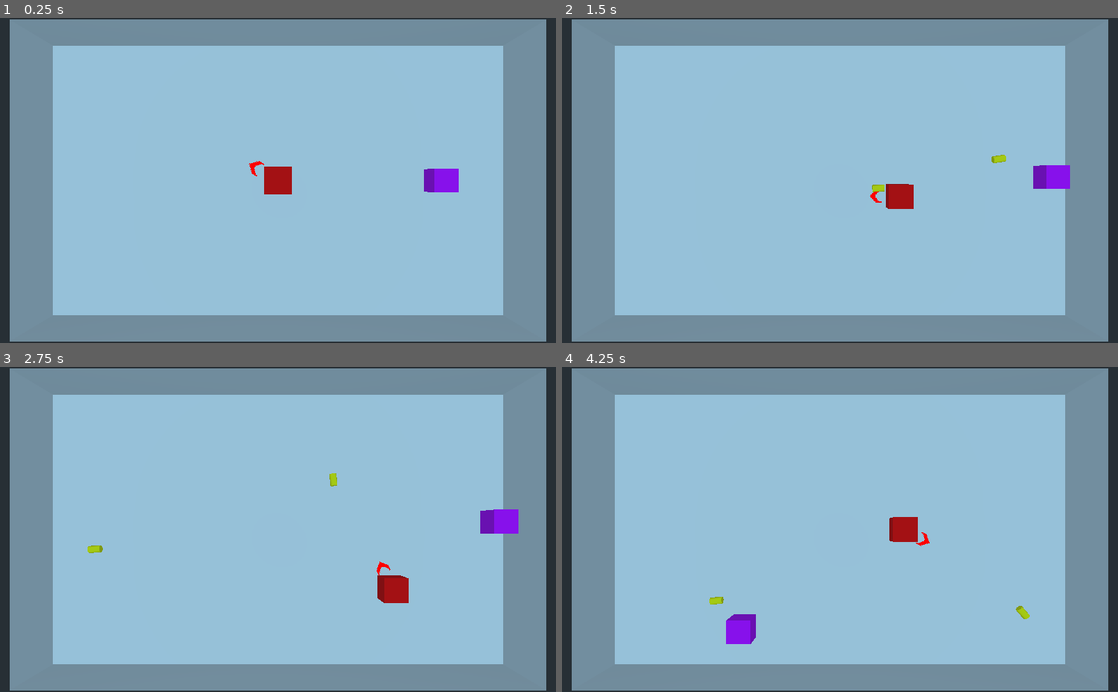
Above: before the commit, frames 1-4 (two rows, left to right).
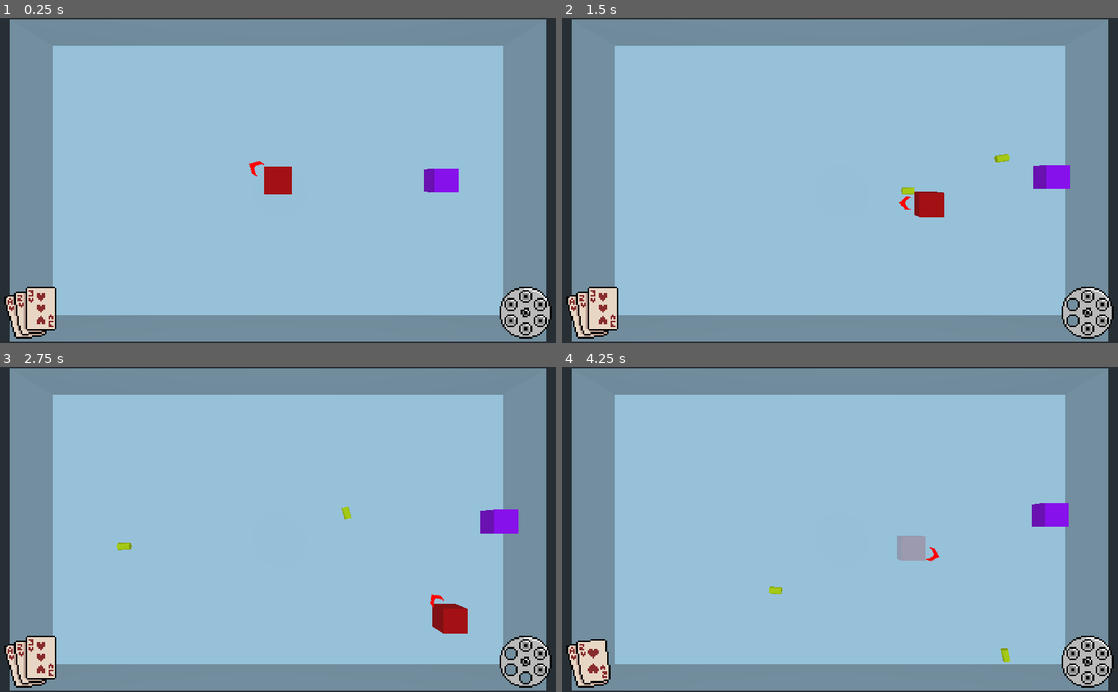
Above: after the commit, the same moments.

Repository: TheMistersJam/BulletHex
Game: Godot game, scene res://Code/main.tscn
Two runs of this game, one before a commit and one after it. Both use one fixed random seed, a clock stepped at 60 frames per second and the inputs below. Before the commit the project starts from res://main.tscn.
Inputs (mouse positions are in pixels of both pictures, inside the frame that each line leads up to):
- Up to frame 1 (0.25 s): no input
- Up to frame 2 (1.5 s): tap Enter at 0.5 s; move the mouse to (962, 164) at 0.52 s; hold Right (ui_right) 0.53-1.28 s; click (962, 164) at 0.6 s; move the mouse to (728, 196) at 1.27 s; hold Down (ui_down) from 1.28 s (still down); click (728, 196) at 1.35 s
- Up to frame 3 (2.75 s): move the mouse to (333, 458) at 2.02 s; release Down (ui_down) at 2.03 s; hold Right (ui_right) from 2.03 s (still down); click (333, 458) at 2.1 s
- Up to frame 4 (4.25 s): move the mouse to (812, 594) at 2.77 s; release Right (ui_right) at 2.78 s; hold Up (ui_up) 2.78-3.53 s; click (812, 594) at 2.85 s; move the mouse to (1006, 578) at 3.52 s; hold Left (ui_left) from 3.53 s (still down); click (1006, 578) at 3.6 s; tap R (reload, bound only after the commit) at 4.15 s

The runs differ from the first frame. In frame 1, 2.3% of the frame differs, in the area x 0-100%, y 82-99%; in frame 2, 3.2%; in frame 3, 3.5%; in frame 4, 4.0%, in the area x 0-100%, y 41-99%.

Commit message:
Moved code files to Code folder. Added HUD elements and knockback from enemies.

Diff:
--- a/Bullet.tscn
+++ b/Code/Bullet.tscn
@@ -1,6 +1,6 @@
 [gd_scene load_steps=4 format=2]
 
-[ext_resource path="res://Bullet.gd" type="Script" id=1]
+[ext_resource path="res://Code/Bullet.gd" type="Script" id=1]
 
 [sub_resource type="SpatialMaterial" id=1]
 albedo_color = Color( 1, 0.960784, 0, 1 )
--- a/Enemy.gd
+++ b/Code/Enemy.gd
@@ -12,6 +12,8 @@
 
 func on_hit(damage):
 	hp -= damage
+	$CSGBox.material.flags_transparent = true
+	$FlashTimer.start()
 	if hp <= 0:
 		#probably do something fancier than just deleting itself
 		#var world = get_tree().get_root().get_node("World")
@@ -28,7 +30,14 @@
 
 func _physics_process(delta):
 	#move_and_slide((pouncePos - position)* speed *delta)
-	var col = move_and_slide(pouncePos* speed *delta)
+	move_and_slide(pouncePos* speed *delta)
+	for col_i in get_slide_count():
+		var col = get_slide_collision(col_i).collider
+		if col.has_method("is_player"):
+			col.get_damaged(1, true, pouncePos.normalized())
+			state = 4
+			$Timer.stop()
+			_on_Timer_timeout()
 
 func _on_Timer_timeout():
 	match state:
@@ -49,7 +58,7 @@
 		2:
 			#$Sprite.play("walk")
 			#tw.interpolate_property(self, "speed", 0, SPEED_MAX, STATE_TIME, Tween.TRANS_QUART, Tween.EASE_IN_OUT)
-			speed = 5000
+			speed = 2000
 			pouncePos = player.translation - translation
 			pouncePos.y = 0
 			pouncePos = pouncePos.normalized()
@@ -57,7 +66,7 @@
 			#tim.stop()
 			#anim.play("pounce") #, -1, 0.7)
 			#$SoundAttack.play()
-			tim.set_wait_time(0.4)
+			tim.set_wait_time(0.9)
 			tim.start()
 			state = 3
 		3:
@@ -67,3 +76,13 @@
 			tim.set_wait_time(0.5)
 			tim.start()
 			state = 0
+		4:
+			pouncePos = pouncePos.normalized()
+			speed = -400
+			tim.set_wait_time(0.2)
+			tim.start()
+			state = 3
+
+
+func _on_FlashTimer_timeout():
+	$CSGBox.material.flags_transparent = false
--- a/Enemy.tscn
+++ b/Code/Enemy.tscn
@@ -1,11 +1,11 @@
 [gd_scene load_steps=4 format=2]
 
-[ext_resource path="res://Enemy.gd" type="Script" id=1]
+[ext_resource path="res://Code/Enemy.gd" type="Script" id=1]
 
 [sub_resource type="CylinderShape" id=1]
 
 [sub_resource type="SpatialMaterial" id=2]
-albedo_color = Color( 0.827451, 0, 1, 1 )
+albedo_color = Color( 0.827451, 0, 1, 0.392157 )
 
 [node name="Enemy" type="KinematicBody"]
 script = ExtResource( 1 )
@@ -19,4 +19,9 @@
 [node name="Timer" type="Timer" parent="."]
 autostart = true
 
+[node name="FlashTimer" type="Timer" parent="."]
+wait_time = 0.1
+one_shot = true
+
 [connection signal="timeout" from="Timer" to="." method="_on_Timer_timeout"]
+[connection signal="timeout" from="FlashTimer" to="." method="_on_FlashTimer_timeout"]
--- a/Code/HUD.tscn
+++ b/Code/HUD.tscn
@@ -1,5 +1,75 @@
-[gd_scene format=2]
+[gd_scene load_steps=15 format=2]
 
-[node name="Control" type="Control"]
+[ext_resource path="res://OldAssets/health.png" type="Texture" id=1]
+[ext_resource path="res://OldAssets/ammo_counter.png" type="Texture" id=2]
+
+[sub_resource type="AtlasTexture" id=1]
+atlas = ExtResource( 1 )
+region = Rect2( 0, 0, 32, 32 )
+
+[sub_resource type="AtlasTexture" id=2]
+atlas = ExtResource( 1 )
+region = Rect2( 32, 0, 32, 32 )
+
+[sub_resource type="AtlasTexture" id=3]
+atlas = ExtResource( 1 )
+region = Rect2( 64, 0, 32, 32 )
+
+[sub_resource type="SpriteFrames" id=4]
+animations = [ {
+"frames": [ null, SubResource( 1 ), SubResource( 2 ), SubResource( 3 ) ],
+"loop": true,
+"name": "default",
+"speed": 5.0
+} ]
+
+[sub_resource type="AtlasTexture" id=11]
+atlas = ExtResource( 2 )
+region = Rect2( 0, 192, 32, 32 )
+
+[sub_resource type="AtlasTexture" id=10]
+atlas = ExtResource( 2 )
+region = Rect2( 0, 160, 32, 32 )
+
+[sub_resource type="AtlasTexture" id=9]
+atlas = ExtResource( 2 )
+region = Rect2( 0, 128, 32, 32 )
+
+[sub_resource type="AtlasTexture" id=8]
+atlas = ExtResource( 2 )
+region = Rect2( 0, 96, 32, 32 )
+
+[sub_resource type="AtlasTexture" id=7]
+atlas = ExtResource( 2 )
+region = Rect2( 0, 64, 32, 32 )
+
+[sub_resource type="AtlasTexture" id=6]
+atlas = ExtResource( 2 )
+region = Rect2( 0, 32, 32, 32 )
+
+[sub_resource type="AtlasTexture" id=5]
+atlas = ExtResource( 2 )
+region = Rect2( 0, 0, 32, 32 )
+
+[sub_resource type="SpriteFrames" id=12]
+animations = [ {
+"frames": [ SubResource( 11 ), SubResource( 10 ), SubResource( 9 ), SubResource( 8 ), SubResource( 7 ), SubResource( 6 ), SubResource( 5 ) ],
+"loop": true,
+"name": "default",
+"speed": 5.0
+} ]
+
+[node name="HUD" type="Control"]
 anchor_right = 1.0
 anchor_bottom = 1.0
+
+[node name="Health" type="AnimatedSprite" parent="."]
+position = Vector2( 56, 544 )
+scale = Vector2( 3, 3 )
+frames = SubResource( 4 )
+frame = 3
+
+[node name="Bullets" type="AnimatedSprite" parent="."]
+position = Vector2( 968, 544 )
+scale = Vector2( 3, 3 )
+frames = SubResource( 12 )
--- a/Player.gd
+++ b/Code/Player.gd
@@ -1,19 +1,35 @@
 extends KinematicBody
 
 
-# Declare member variables here. Examples:
-# var a = 2
-# var b = "text"
 const fall_acceleration = 75
-var speed = 400
+var speed = 600
 var motion = Vector3()
+var health = 3
+var bullets = 6
+var invuln = false
+onready var hp_sp = get_node("/root/World/HUD/Health")
+onready var bul_sp = get_node("/root/World/HUD/Bullets")
 onready var cam = get_node("/root/World/Camera")
-onready var bulletScene = preload("res://Bullet.tscn")
+onready var bulletScene = preload("res://Code/Bullet.tscn")
 
-# Called when the node enters the scene tree for the first time.
+var knock_dir = Vector3()
+
 func _ready():
+	$CSGBox.material.flags_transparent = false
+	hp_sp.set_frame(health)
+	bul_sp.set_frame(bullets)
 	motion = Vector3.ZERO
 
+func get_damaged(damage,knock=false,knock_vec=null):
+	if not invuln:
+		health -= damage
+		hp_sp.set_frame(health)
+		if knock:
+			knock_dir = damage * knock_vec * 30
+			$KnockTimer.start()
+		$CSGBox.material.flags_transparent = true
+		invuln = true
+		$InvulnTimer.start()
 
 # Called every frame. 'delta' is the elapsed time since the previous frame.
 func _process(_delta):
@@ -31,10 +47,17 @@
 	#$an.rotation.x -= PI/4
 	#$an.look_at(lookat_pos, Vector3.UP)
 	if Input.is_action_just_pressed("shoot"):
-		var poolya = bulletScene.instance()
-		poolya.global_transform = $an.global_transform
-		add_collision_exception_with(poolya)
-		get_tree().get_root().add_child(poolya)
+		if(bullets > 0):
+			var poolya = bulletScene.instance()
+			poolya.global_transform = $an.global_transform
+			add_collision_exception_with(poolya)
+			get_tree().get_root().add_child(poolya)
+			bullets -= 1
+			bul_sp.set_frame(bullets)
+
+	if Input.is_action_just_pressed("reload"):
+		bullets = 6
+		bul_sp.set_frame(bullets)
 
 func _physics_process(delta):
 	var old_y = motion.y
@@ -43,8 +66,17 @@
 	Input.get_action_strength("ui_down") - Input.get_action_strength("ui_up"))
 	motion = motion.normalized() * delta * speed
 	motion.y = old_y - fall_acceleration * delta
-	motion = move_and_slide(motion, Vector3.UP)
+	motion = move_and_slide(motion + knock_dir, Vector3.UP)
 
 
 func is_player():
 	return true
+
+
+func _on_InvulnTimer_timeout():
+	$CSGBox.material.flags_transparent = false
+	invuln = false
+
+
+func _on_KnockTimer_timeout():
+	knock_dir = Vector3.ZERO
--- a/Player.tscn
+++ b/Code/Player.tscn
@@ -1,12 +1,13 @@
 [gd_scene load_steps=5 format=2]
 
-[ext_resource path="res://Player.gd" type="Script" id=1]
+[ext_resource path="res://Code/Player.gd" type="Script" id=1]
 [ext_resource path="res://OldAssets/aim.png" type="Texture" id=2]
 
 [sub_resource type="CapsuleShape" id=1]
 
 [sub_resource type="SpatialMaterial" id=4]
-albedo_color = Color( 1, 0, 0, 1 )
+flags_transparent = true
+albedo_color = Color( 1, 0, 0, 0.392157 )
 
 [node name="Player" type="KinematicBody"]
 transform = Transform( 1, 0, 0, 0, -4.37114e-08, -1, 0, 1, -4.37114e-08, 0, 6.35163, 0 )
@@ -23,3 +24,13 @@
 pixel_size = 0.1
 axis = 1
 texture = ExtResource( 2 )
+
+[node name="InvulnTimer" type="Timer" parent="."]
+one_shot = true
+
+[node name="KnockTimer" type="Timer" parent="."]
+wait_time = 0.1
+one_shot = true
+
+[connection signal="timeout" from="InvulnTimer" to="." method="_on_InvulnTimer_timeout"]
+[connection signal="timeout" from="KnockTimer" to="." method="_on_KnockTimer_timeout"]
--- /dev/null
+++ b/Code/main.tscn
@@ -0,0 +1,21 @@
+[gd_scene load_steps=5 format=2]
+
+[ext_resource path="res://Assets/testlevel.glb" type="PackedScene" id=1]
+[ext_resource path="res://Code/Enemy.tscn" type="PackedScene" id=2]
+[ext_resource path="res://Code/Player.tscn" type="PackedScene" id=3]
+[ext_resource path="res://Code/HUD.tscn" type="PackedScene" id=4]
+
+[node name="World" type="Spatial"]
+
+[node name="testlevel" parent="." instance=ExtResource( 1 )]
+
+[node name="Camera" type="Camera" parent="."]
+transform = Transform( 1, 0, 0, 0, -4.37114e-08, 1, 0, -1, -4.37114e-08, 0, 30, 0 )
+fov = 50.0
+
+[node name="Player" parent="." instance=ExtResource( 3 )]
+
+[node name="Enemy" parent="." instance=ExtResource( 2 )]
+transform = Transform( 1, 0, 0, 0, 1, 0, 0, 0, 1, 14, 0, 0 )
+
+[node name="HUD" parent="." instance=ExtResource( 4 )]
--- a/main.tscn
+++ /dev/null
@@ -1,18 +0,0 @@
-[gd_scene load_steps=4 format=2]
-
-[ext_resource path="res://Player.tscn" type="PackedScene" id=1]
-[ext_resource path="res://Assets/testlevel.glb" type="PackedScene" id=2]
-[ext_resource path="res://Enemy.tscn" type="PackedScene" id=3]
-
-[node name="World" type="Spatial"]
-
-[node name="testlevel" parent="." instance=ExtResource( 2 )]
-
-[node name="Camera" type="Camera" parent="."]
-transform = Transform( 1, 0, 0, 0, -4.37114e-08, 1, 0, -1, -4.37114e-08, 0, 30, 0 )
-fov = 50.0
-
-[node name="Player" parent="." instance=ExtResource( 1 )]
-
-[node name="Enemy" parent="." instance=ExtResource( 3 )]
-transform = Transform( 1, 0, 0, 0, 1, 0, 0, 0, 1, 14, 0, 0 )
--- a/project.godot
+++ b/project.godot
@@ -11,8 +11,7 @@
 [application]
 
 config/name="BulletHex"
-run/main_scene="res://main.tscn"
-config/icon="res://icon.png"
+run/main_scene="res://Code/main.tscn"
 
 [input]
 
@@ -49,6 +48,11 @@
 "events": [ Object(InputEventMouseButton,"resource_local_to_scene":false,"resource_name":"","device":0,"alt":false,"shi …(212 unchanged characters)…
  ]
 }
+reload={
+"deadzone": 0.5,
+"events": [ Object(InputEventKey,"resource_local_to_scene":false,"resource_name":"","device":0,"alt":false,"shift":false,"control":false,"meta":false,"command":false,"pressed":false,"scancode":82,"physical_scancode":0,"unicode":0,"echo":false,"script":null)
+ ]
+}
 
 [physics]
 
Renamed: Bullet.gd -> Code/Bullet.gd
Binary file added: OldAssets/ammo_counter.png
Not shown, changed: OldAssets/ammo_counter.png.import
Binary file added: OldAssets/health.png
Not shown, added: OldAssets/health.png.import
Binary file removed: icon.png
